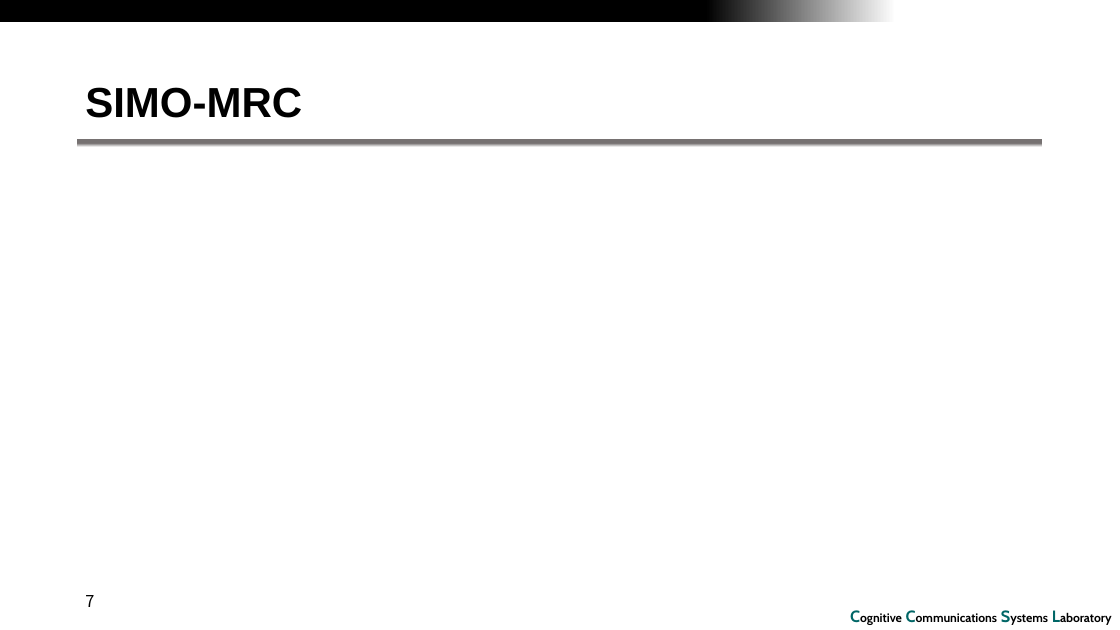
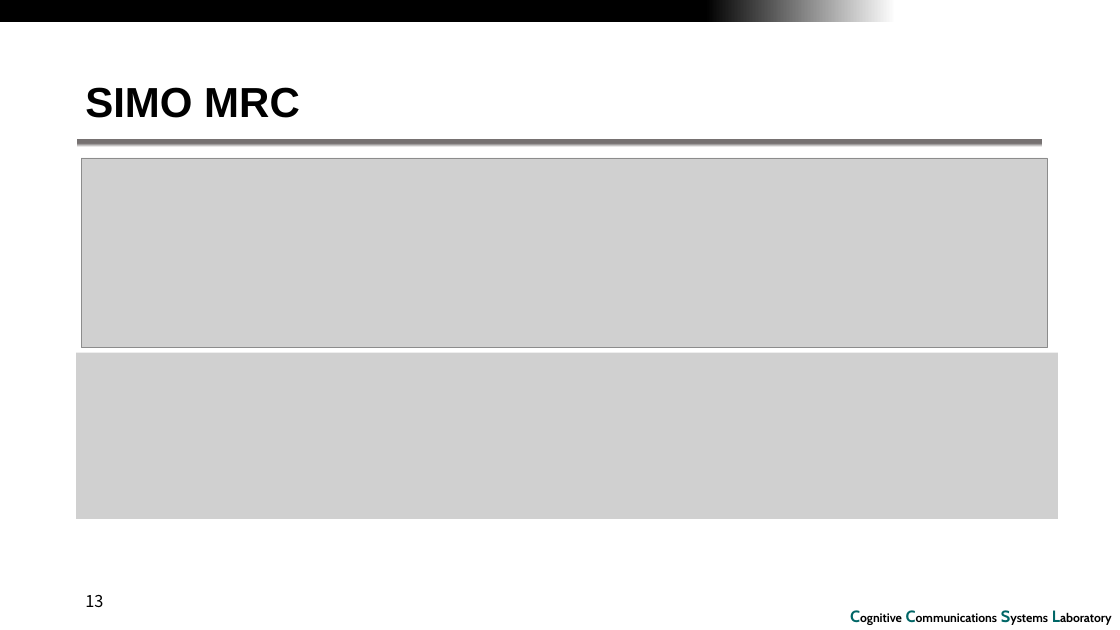
Before and after one commit to RefatHanbat/Presentation-of-SDM, a slide deck: slide 13 of assignment-5.pptx (slide 7 before the commit). Drawn at 1120x630 pixels with LibreOffice and Linux fonts; fonts in the diff are those of the drawing; grey boxes stand for pictures; background and template pictures are left out. Boxes give left, top, right and bottom in pixels: in the first picture for what was removed or moved away, otherwise in the second. Text is boxed around its words. In the diff, an @@ line names an element or a change of style, - is before the commit and + after.

```diff
--- a/assignment-5.pptx
+++ b/assignment-5.pptx
@@ title at bbox=[85, 87, 300, 118]: text changed @@
-SIMO-MRC
+SIMO MRC
@@ picture added at bbox=[82, 158, 1048, 348] @@
@@ picture added at bbox=[76, 353, 1059, 519] @@
@@ page number at bbox=[85, 595, 103, 607]: text changed @@
-7
+13
```
Also in this commit, not shown: 15 other slides changed, 34 slides added, 3 slides removed, 5 other files.
